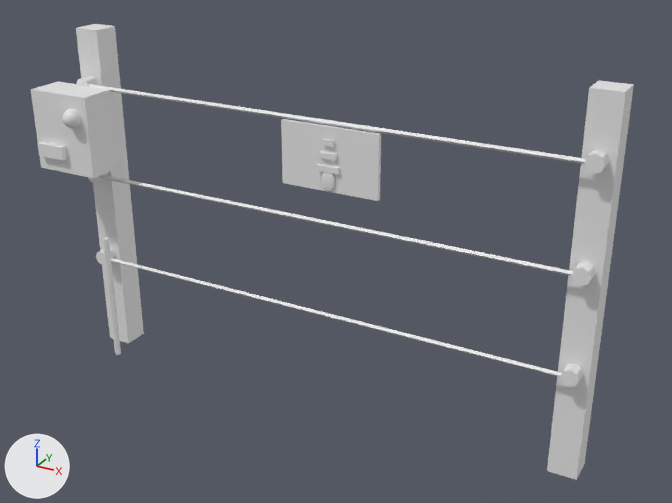
The glTF model godot/assets3d/props/electric_fence.glb: old version first, new version second.
Both versions are drawn from a camera (50 mm lens) standing at (1.52, -2.64, 1.93) and looking at (0.09, -0.05, 0.63). Arrows for +X, +Y and +Z are at lower left; the lights stay in place. The first picture is the older version. Vertices at exactly the same position are counted once.

Objects in the first picture: 'electric_fence'.
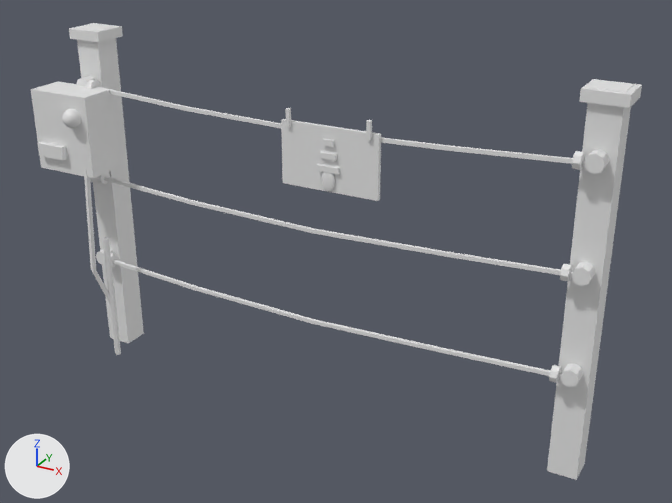
The change, as JSON lines over the scene's bpy script:
```json
{"block": "me_me_063", "where": "# used by ob_electric_fence; location = (0.0, 0.0, 0.0)"}
{"op": "remove", "block": "me_me_063", "code": "me_me_063.from_pydata(...)  # 488 vertices, 896 faces; spans x -1.08..1.0, y -0.27..0.05, z 0.0..1.3"}
{"op": "add", "block": "me_me_063", "code": "me_me_063.from_pydata(...)  # 704 vertices, 1244 faces; spans x -1.08..1.02, y -0.27..0.07, z 0.0..1.3"}
{"block": "me_me_063", "change": "me_me_063 part 1: a new loose piece, an 8-sided cylinder along x spanning x -0.914..-0.891, y -0.119..-0.065, z 0.373..0.427"}
{"block": "me_me_063", "change": "me_me_063 part 2: a new loose piece, an 8-sided cylinder along x spanning x 0.891..0.914, y -0.119..-0.065, z 0.373..0.427"}
{"block": "me_me_063", "change": "me_me_063 part 3: a new loose piece, an 8-sided cylinder along x spanning x -0.914..-0.891, y -0.119..-0.065, z 0.723..0.777"}
{"block": "me_me_063", "change": "me_me_063 part 4: a new loose piece, an 8-sided cylinder along x spanning x 0.891..0.914, y -0.119..-0.065, z 0.723..0.777"}
{"block": "me_me_063", "change": "me_me_063 part 5: a new loose piece, an 8-sided cylinder along x spanning x -0.914..-0.891, y -0.119..-0.065, z 1.073..1.127"}
{"block": "me_me_063", "change": "me_me_063 part 6: a new loose piece, an 8-sided cylinder along x spanning x 0.891..0.914, y -0.119..-0.065, z 1.073..1.127"}
{"block": "me_me_063", "change": "me_me_063 part 7: a new loose piece, a box spanning x -1.02..-0.881, y -0.065..0.065, z 1.262..1.299"}
{"block": "me_me_063", "change": "me_me_063 part 8: a new loose piece, a box spanning x 0.88..1.019, y -0.065..0.065, z 1.262..1.299"}
{"block": "me_me_063", "change": "me_me_063 part 9: the loose piece of 8 vertices spanning x -1.0..-0.9, y -0.05..0.05, z 0.0..1.3 is copied, and the copy is multiplied about its middle by the matrix ((-0.092, 0.084, 0.031), (0.089, 0.086, 0.032), (0.0, 0.044, -0.12)), then moved by (0.11, -0.22, -0.3); it spans x -0.87..-0.81, y -0.25..-0.19, z 0.27..0.43"}
{"block": "me_me_063", "change": "me_me_063 part 10: the loose piece of 8 vertices spanning x 0.08..0.12, y -0.12..-0.1, z 1.03..1.05 is copied, and the copy is scaled about its middle by (0.325, 0.812, 3.1), then moved by (-0.15, 0.0, 0.06); it spans x -0.06..-0.04, y -0.12..-0.1, z 1.07..1.13"}
{"block": "me_me_063", "change": "me_me_063 part 11: the loose piece of 8 vertices spanning x 0.08..0.12, y -0.12..-0.1, z 1.03..1.05 is copied, and the copy is scaled about its middle by (0.325, 0.812, 3.1), then moved by (0.15, 0.0, 0.06); it spans x 0.24..0.25, y -0.12..-0.1, z 1.07..1.13"}
{"block": "me_me_063", "change": "me_me_063 part 12"}
{"block": "me_me_063", "change": "12 vertices are removed from x -0.95..0.95, y -0.1..-0.08, z 0.4..1.1"}
{"block": "me_me_063", "change": "36 faces are deleted"}
{"block": "me_me_063", "change": "80 vertices are added at x -0.95..0.95, y -0.25..-0.08, z 0.36..1.11"}
{"block": "me_me_063", "change": "6 new vertices lie (0.47, 0.0, -0.02) away from vertices in x -0.95, y -0.1..-0.09, z 0.39..1.09"}
{"block": "me_me_063", "change": "6 new vertices lie (-0.44, 0.01, -0.02) away from vertices in x 0.95, y -0.1..-0.09, z 0.39..1.09"}
{"block": "me_me_063", "change": "156 new faces join them"}
```

Boxes [x1, y1, x2, y2] around the edits, measured in the pictures (672 x 503 px):
```json
{"object": "electric_fence", "change": "reshaped", "before": [31, 24, 634, 480], "after": [31, 23, 642, 480]}
{"part": 1, "of": "me_me_063", "change": "added", "after": [110, 253, 119, 267]}
{"part": 2, "of": "me_me_063", "change": "added", "after": [549, 365, 561, 383]}
{"part": 3, "of": "me_me_063", "change": "added", "after": [96, 172, 110, 184]}
{"part": 4, "of": "me_me_063", "change": "added", "after": [560, 264, 573, 282]}
{"part": 5, "of": "me_me_063", "change": "added", "after": [86, 79, 101, 89]}
{"part": 6, "of": "me_me_063", "change": "added", "after": [572, 151, 585, 170]}
{"part": 7, "of": "me_me_063", "change": "added", "after": [69, 23, 123, 42]}
{"part": 8, "of": "me_me_063", "change": "added", "after": [579, 79, 642, 108]}
{"part": 9, "of": "me_me_063", "change": "added", "after": [92, 270, 111, 305]}
{"part": 10, "of": "me_me_063", "change": "added", "after": [285, 108, 291, 128]}
{"part": 11, "of": "me_me_063", "change": "added", "after": [366, 120, 372, 140]}
{"part": 12, "of": "me_me_063", "change": "reshaped", "before": [89, 84, 586, 377], "after": [84, 86, 586, 379]}
```
